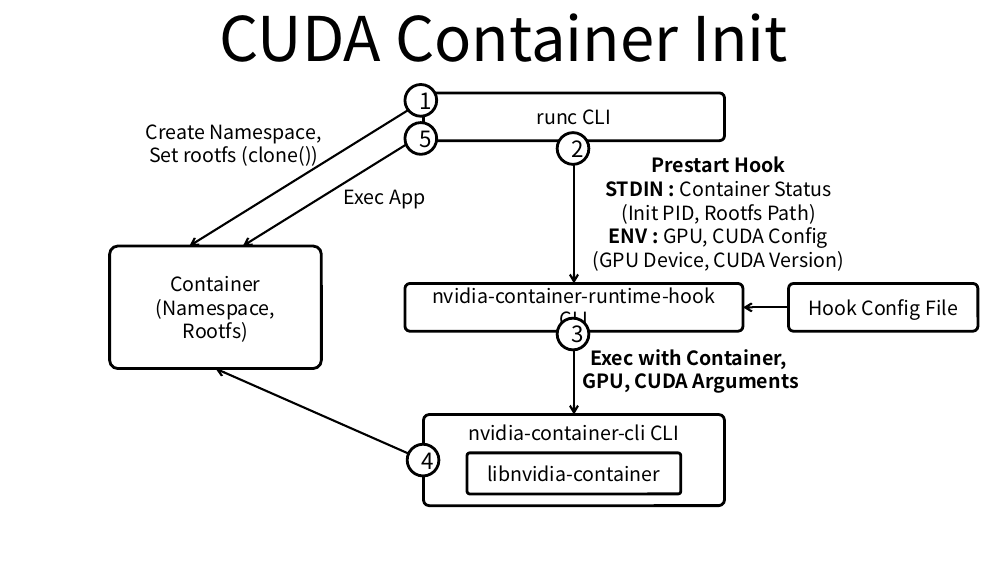
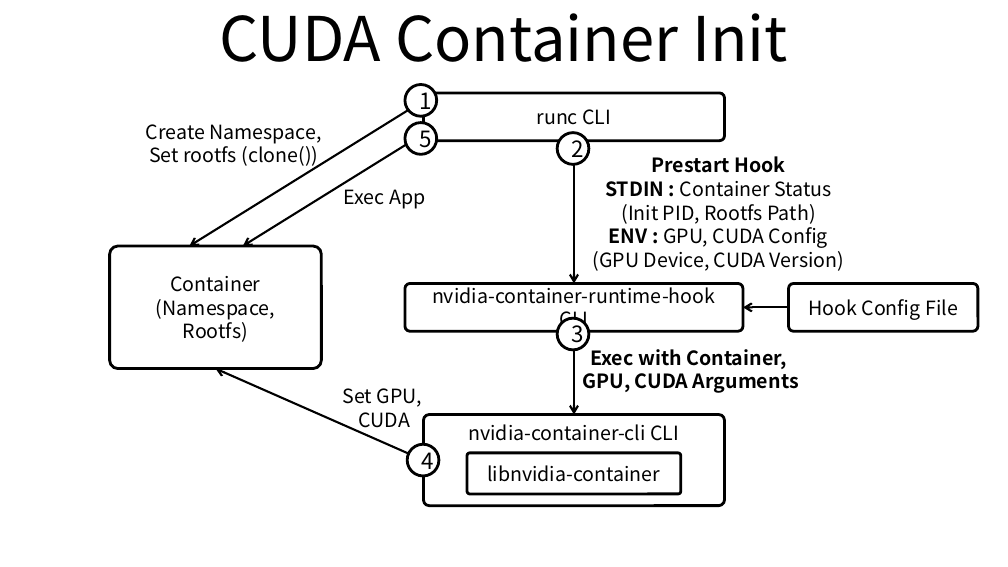
Before and after one commit to ssup2/blog-old, a slide deck: slide 2 of images/theory_analysis/Container_NVIDA_CUDA_GPU/Container_NVIDA_CUDA_GPU.pptx. Drawn at 1008x567 pixels with LibreOffice and Linux fonts; fonts in the diff are those of the drawing. Boxes give left, top, right and bottom in pixels: in the first picture for what was removed or moved away, otherwise in the second. Text is boxed around its words. In the diff, an @@ line names an element or a change of style, - is before the commit and + after.

```diff
--- a/images/theory_analysis/Container_NVIDA_CUDA_GPU/Container_NVIDA_CUDA_GPU.pptx
+++ b/images/theory_analysis/Container_NVIDA_CUDA_GPU/Container_NVIDA_CUDA_GPU.pptx
@@ text added at box(342, 388, 422, 432), 14 pt, text #000000 @@
+Set GPU,
+CUDA
```
Also in this commit, not shown: 2 other files.
